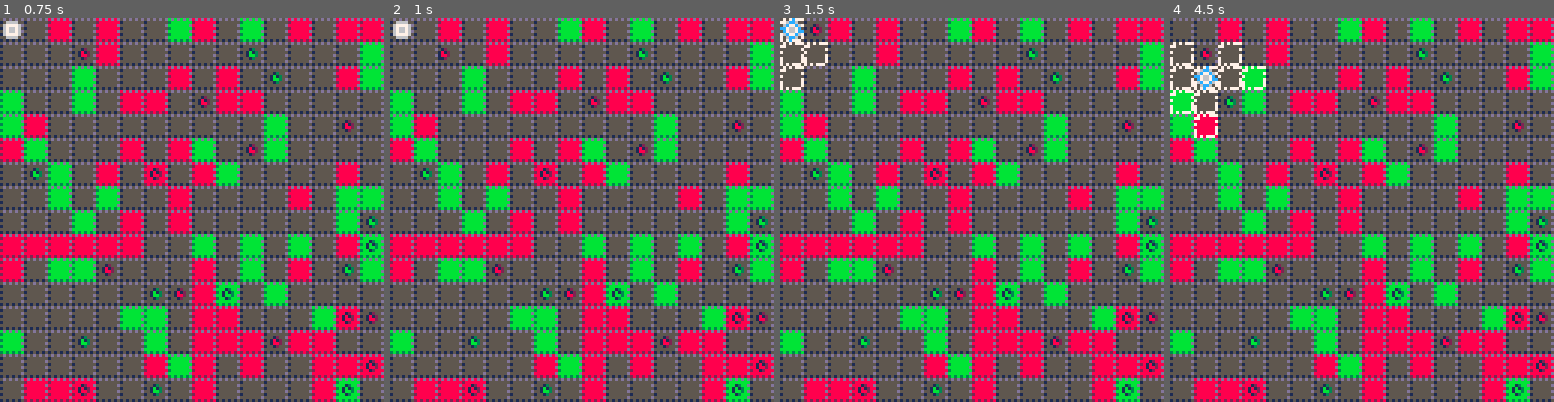
Above: before the commit, frames 1-4 (left to right).
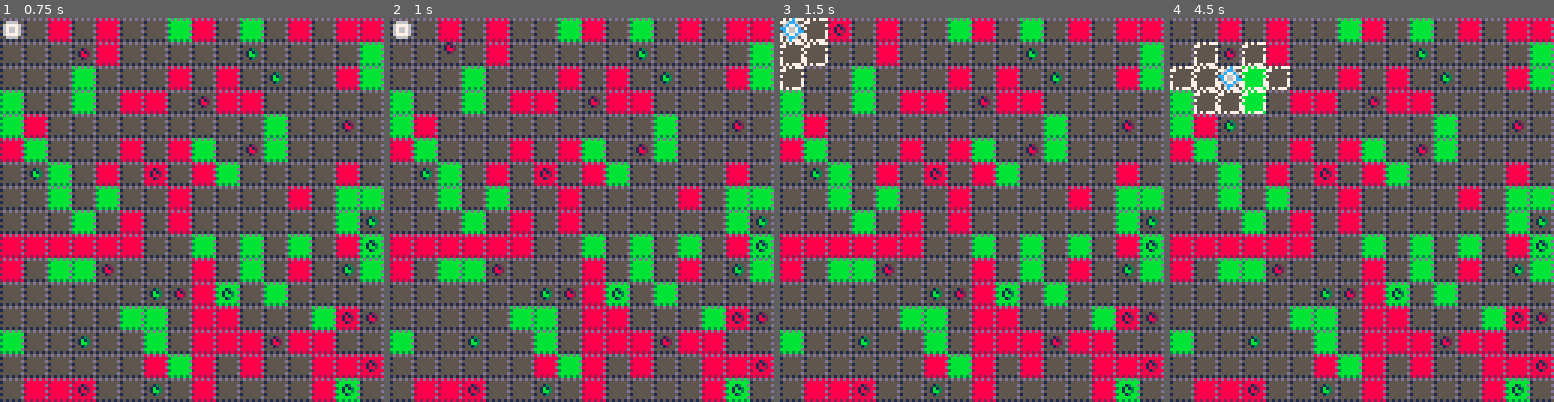
Above: after the commit, the same moments.

Repository: jcwilk/dv_prototype
Game: PICO-8 cartridge divproto.p8
The game is run twice, just before and just after one commit, with the same random seed, the same clock (stepped at 60 frames per second) and the same inputs.
Inputs:
- Up to frame 1 (0.75 s): tap O (Z key) at 0.7 s
- Up to frame 2 (1 s): no input
- Up to frame 3 (1.5 s): no input
- Up to frame 4 (4.5 s): hold Right 1.6-2.1 s; tap O (Z key) every 0.4 s from 1.7 to 4.1 s; hold Up 2.15-2.42 s; hold Right 2.47-3.03 s; hold Left 3.08-3.58 s; hold Down 3.63-3.97 s; hold Right from 4.02 s (still down)

Frame 1 is identical in both runs. In frame 2, 0.1% of the frame differs, in the area x 12-18%, y 6-11%; in frame 3, 0.2%; in frame 4, 1.8%, in the area x 0-32%, y 6-32%.

Commit message:
Tweak mob and player speeds to be more reasonable

Diff:
--- a/divproto.p8
+++ b/divproto.p8
@@ -194,7 +194,7 @@
  //print(stat(1),0,6,6)
 end
 -->8
-player_max_path_col=5
+player_max_path_col=4
 player_max_path=2
 
 function init_player()
@@ -656,7 +656,9 @@
 
 -->8
 mob_spd=8
-mob_max_path=4
+mob_max_path=2
+mob_max_sight=4
+mob_amt=200
 mobs = {
  all={},
  by_coord={},
@@ -739,7 +741,7 @@
     return
    end
    local cart_dist=abs(mob.x-player.x)+abs(mob.y-player.y)
-   if cart_dist<=1 or cart_dist>mob_max_path then
+   if cart_dist<=1 or cart_dist>mob_max_sight then
     return
    end
 
@@ -833,7 +835,7 @@
   mobs.by_coord[tile.x][tile.y]=false
  end)
 
- for i=1,200 do
+ for i=1,mob_amt do
   local spawned=false
   local tile, mob, col
   while not spawned do
Not shown, changed: index.js
